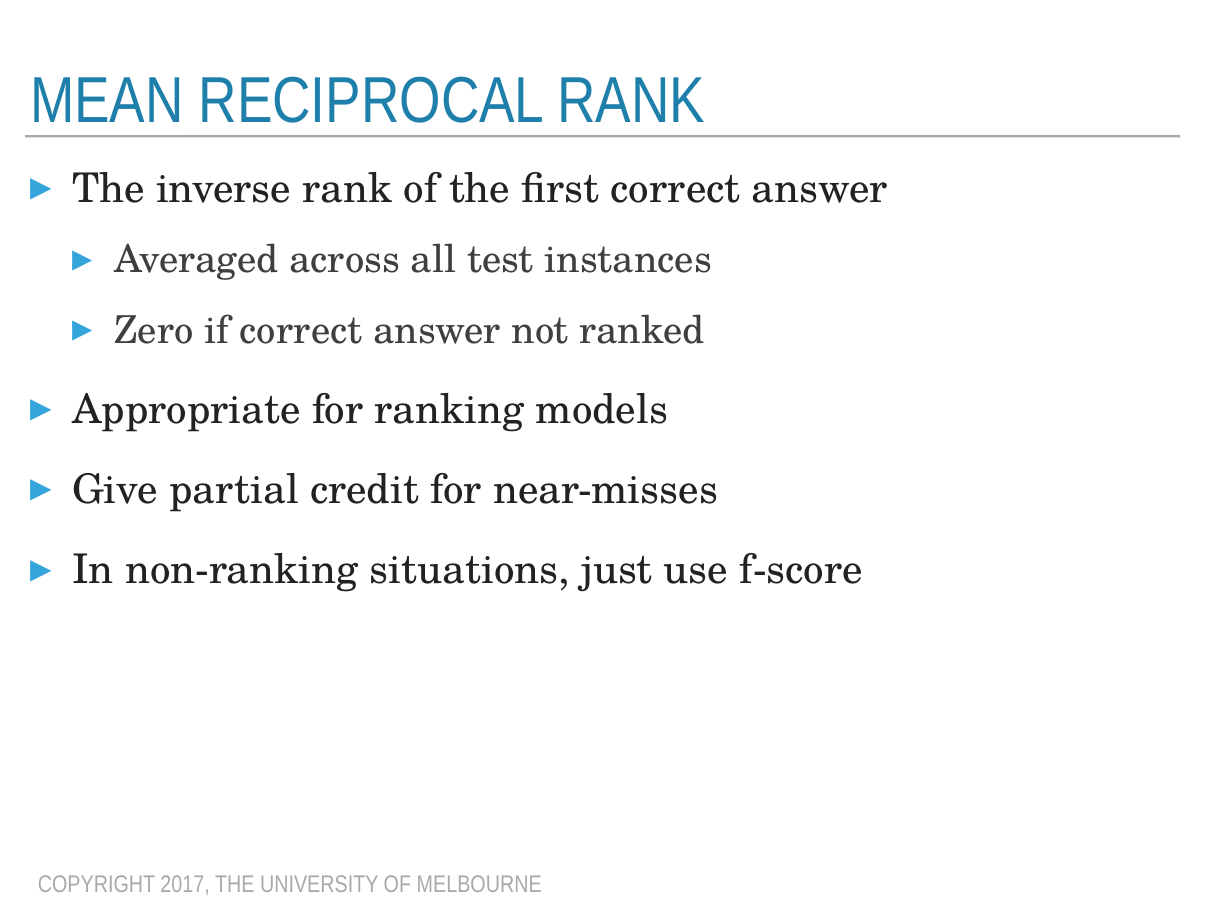
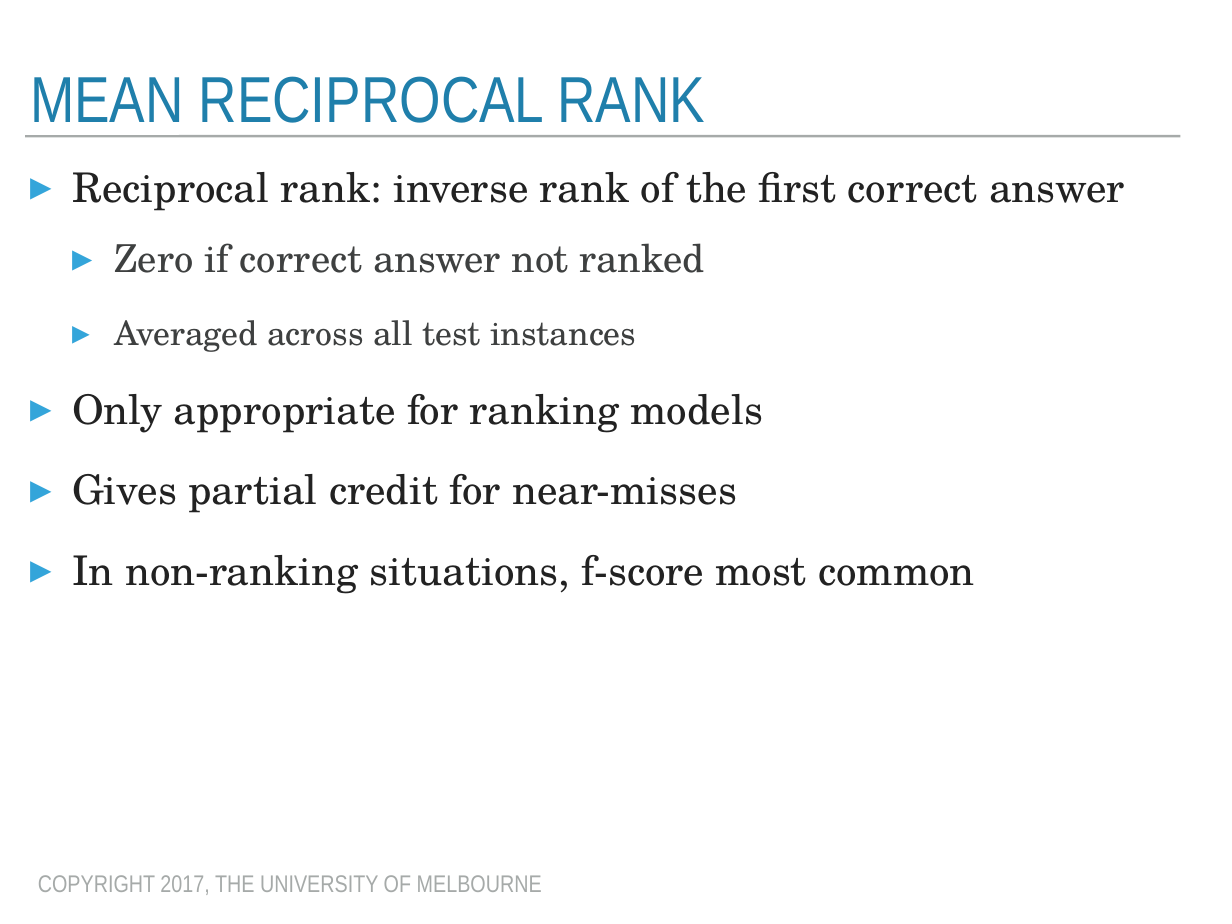
Before and after one commit to trevorcohn/comp90042, a slide deck: slide 19 of slides/WSTA_L12_question answering.pptx (slide 22 before the commit). Drawn at 1232x924 pixels with LibreOffice and Linux fonts; fonts in the diff are those of the drawing. Boxes give left, top, right and bottom in pixels: in the first picture for what was removed or moved away, otherwise in the second. Text is boxed around its words. In the diff, an @@ line names an element or a change of style, - is before the commit and + after.

```diff
--- a/slides/WSTA_L12_question answering.pptx
+++ b/slides/WSTA_L12_question answering.pptx
@@ text at bbox=[72, 172, 1125, 273]: text changed @@
-▸ The inverse rank of the first correct answer
+▸ Reciprocal rank: inverse rank of the first correct answer
+  ▸ Zero if correct answer not ranked
@@ text at bbox=[114, 320, 636, 352]: size 32 to 28 pt in "Averaged across all test instances"; list level 2 to 3 in "Averaged across all test instances" @@
@@ text at bbox=[72, 394, 975, 594]: text changed @@
-  ▸ Zero if correct answer not ranked
-▸ Appropriate for ranking models
-▸ Give partial credit for near-misses
-▸ In non-ranking situations, just use f-score
+▸ Only appropriate for ranking models
+▸ Gives partial credit for near-misses
+▸ In non-ranking situations, f-score most common
```
Also in this commit, not shown: 17 other slides changed, 2 slides added, 2 other files.
